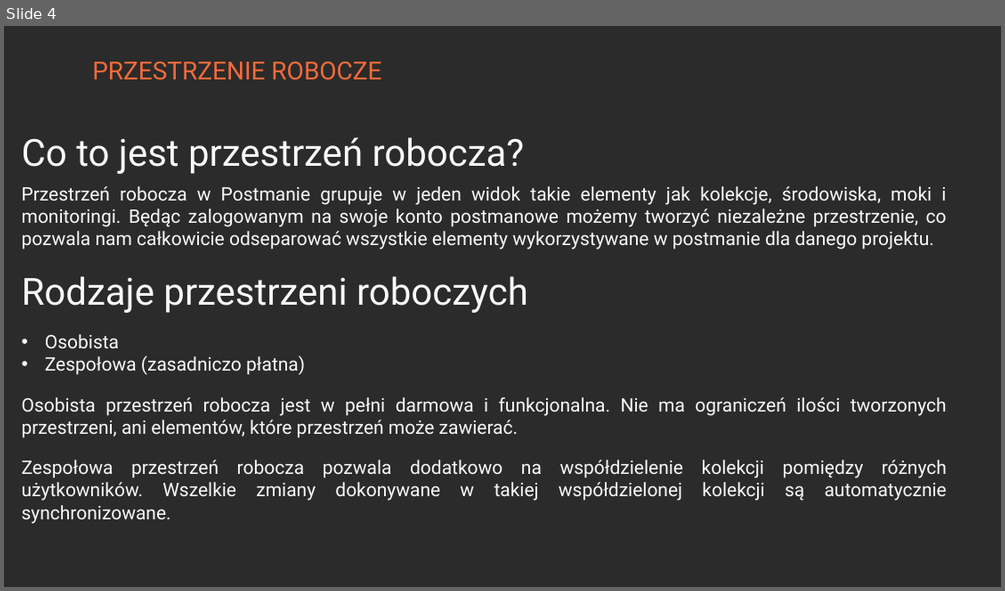
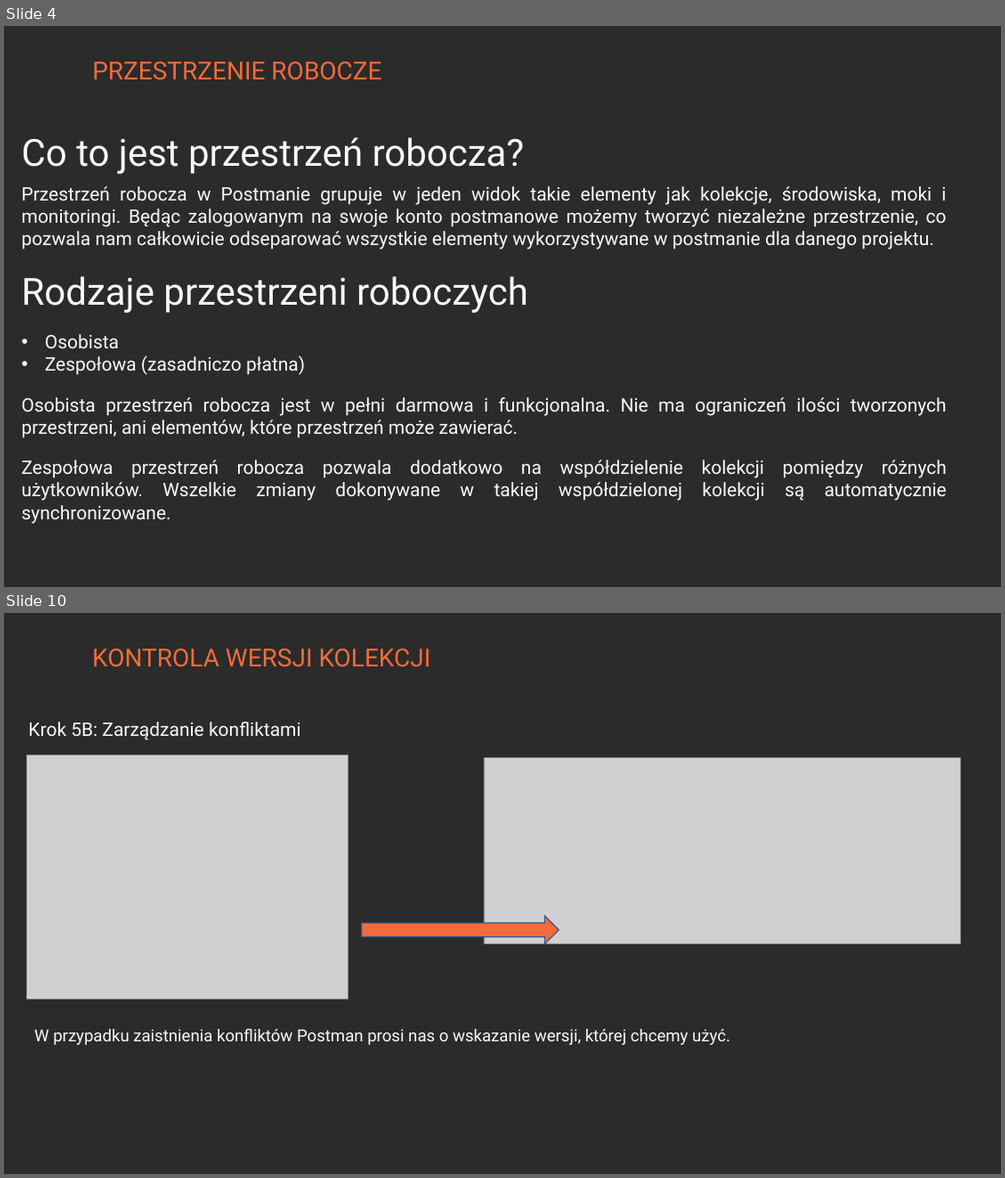
Before and after one commit to jaroslawjusiak/UserManager, a slide deck: Postman.pptx. Shown one above the other, each under a label of ours: slide 4 before the commit, slides 4 and 10 after it; the slides between them are not shown. The pictures are 1005x591 and 1005x1178 pixels, drawn with LibreOffice and Linux fonts; fonts in the diff are those of the drawing; grey boxes stand for pictures; background and template pictures are left out; a plain dark background stands for a picture behind light text. Boxes give left, top, right and bottom in pixels: in the first picture for what was removed or moved away, otherwise in the second. Text is boxed around its words. In the diff, an @@ line names an element or a change of style, - is before the commit and + after.

Commit message:
Kontrola wersji kolekcji.

```diff
--- a/Postman.pptx
+++ b/Postman.pptx
@@ slide 10 added at (x1=4, y1=613, x2=1001, y2=1174), background picture (left out) @@
@@ text added at (x1=92, y1=649, x2=431, y2=667), 24 pt, text #F36B3A @@
+KONTROLA WERSJI KOLEKCJI
@@ text added at (x1=28, y1=722, x2=301, y2=740), 18 pt, text #F8F8F8 @@
+Krok 5B: Zarządzanie konfliktami
@@ picture added at (x1=27, y1=755, x2=348, y2=999) @@
@@ picture added at (x1=484, y1=758, x2=961, y2=944) @@
@@ right arrow added at (x1=362, y1=916, x2=558, y2=944), fill #F36B3A, outline #325491 1 pt @@
@@ text added at (x1=34, y1=1029, x2=730, y2=1045), 16 pt, text #F8F8F8 @@
+W przypadku zaistnienia konfliktów Postman prosi nas o wskazanie wersji, której chcemy użyć.
```
Also in this commit, not shown: 1 slide changed, 4 other slides added.
